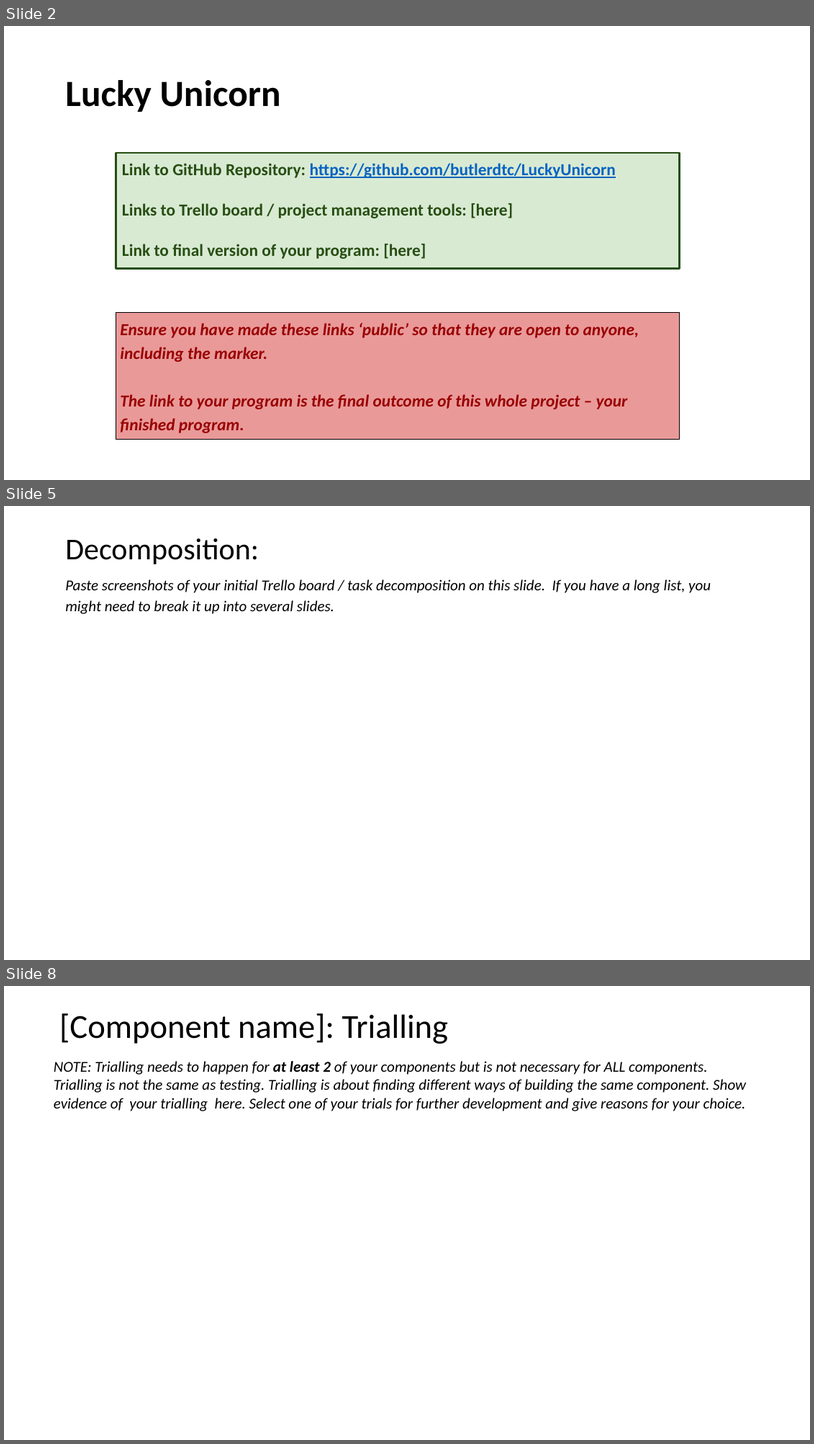
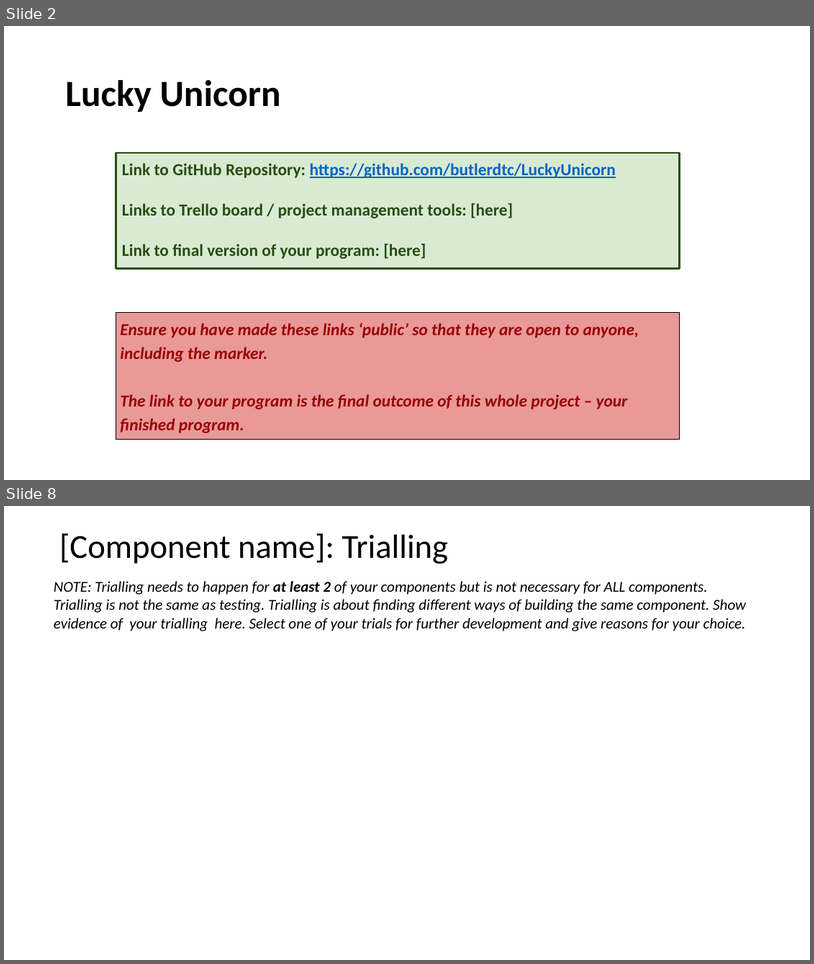
Before and after one commit to butlerdtc/LuckyUnicorn, a slide deck: Luckyunicorndocumentation.pptx. Shown one above the other, each under a label of ours: slides 2, 5 and 8 before the commit, slides 2 and 8 after it; the slides between them are not shown. The pictures are 814x1444 and 814x964 pixels, drawn with LibreOffice and Linux fonts; fonts in the diff are those of the drawing. Boxes give left, top, right and bottom in pixels: in the first picture for what was removed or moved away, otherwise in the second. Text is boxed around its words. In the diff, an @@ line names an element or a change of style, - is before the commit and + after.

```diff
--- a/Luckyunicorndocumentation.pptx
+++ b/Luckyunicorndocumentation.pptx
@@ slide 5 removed at bbox=[4, 506, 810, 960], background #FFFFFF @@
@@ title removed at bbox=[65, 538, 259, 564] @@
-Decomposition:
@@ text removed at bbox=[65, 579, 711, 614] @@
-Paste screenshots of your initial Trello board / task decomposition on this slide. If you have a long list, you might need to break it up into several slides.
```
Also in this commit, not shown: 4 slides changed, 1 slide added.
